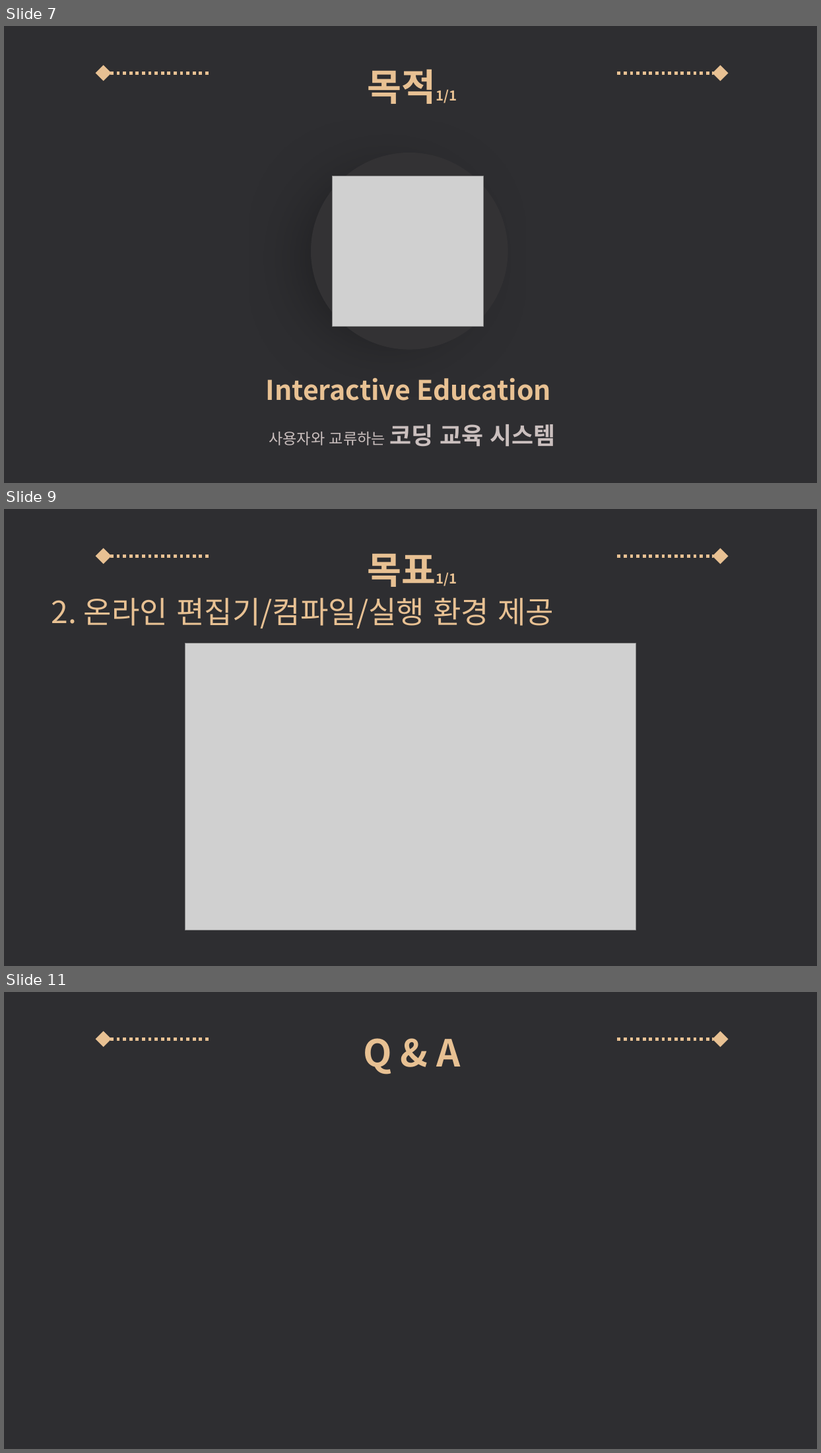
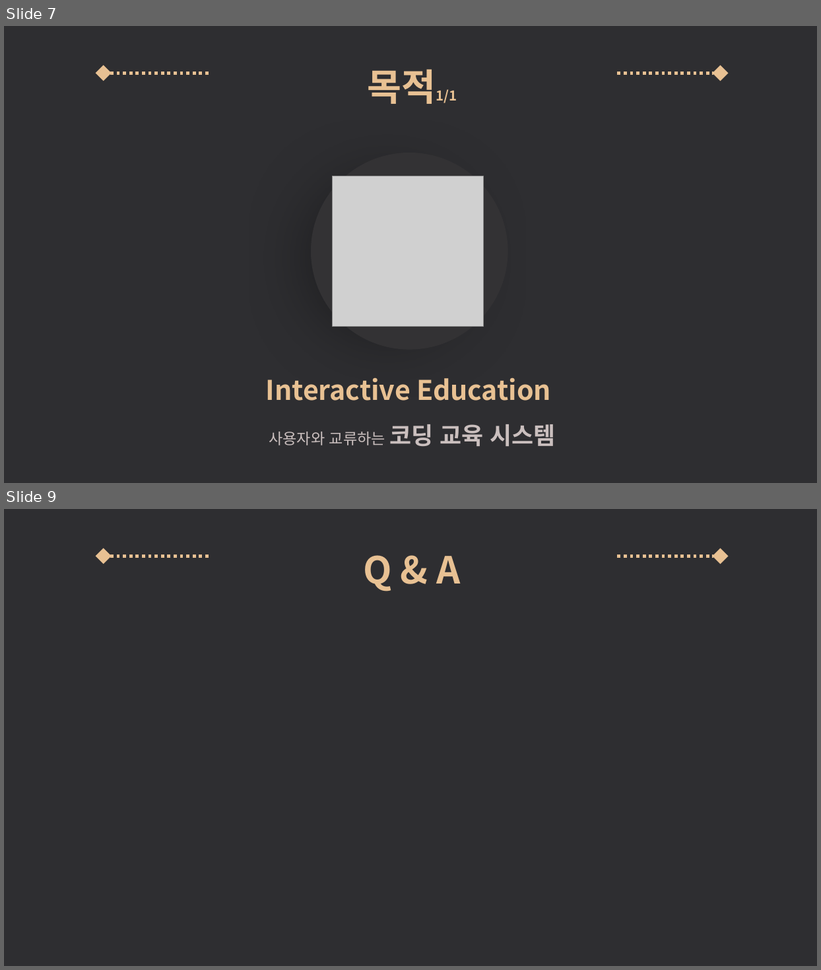
Before and after one commit to Uginim/JavaSWEngineeringCourse, a slide deck: documents/팀프로젝트/기획/1조 기획서_after_feedback_001.pptx. Shown one above the other, each under a label of ours: slides 7, 9 and 11 before the commit, slides 7 and 9 after it; the slides between them are not shown. The pictures are 821x1453 and 821x970 pixels, drawn with LibreOffice and Linux fonts; fonts in the diff are those of the drawing; grey boxes stand for pictures. Boxes give left, top, right and bottom in pixels: in the first picture for what was removed or moved away, otherwise in the second. Text is boxed around its words. In the diff, an @@ line names an element or a change of style, - is before the commit and + after.

```diff
--- a/documents/팀프로젝트/기획/1조 기획서_after_feedback_001.pptx
+++ b/documents/팀프로젝트/기획/1조 기획서_after_feedback_001.pptx
@@ slide 9 removed at bbox=[4, 509, 817, 966], background #2E2E31 @@
@@ double arrow removed from (104, 556) to (721, 556) @@
@@ text removed at bbox=[367, 553, 457, 587] @@
-목표1/1
@@ text removed at bbox=[52, 597, 554, 629] @@
-2. 온라인 편집기/컴파일/실행 환경 제공
@@ picture removed at bbox=[185, 643, 636, 931] @@
@@ what was slide 11 is now slide 9 @@
```
Also in this commit, not shown: 1 slide changed, 1 other slide removed, 7 other files.
